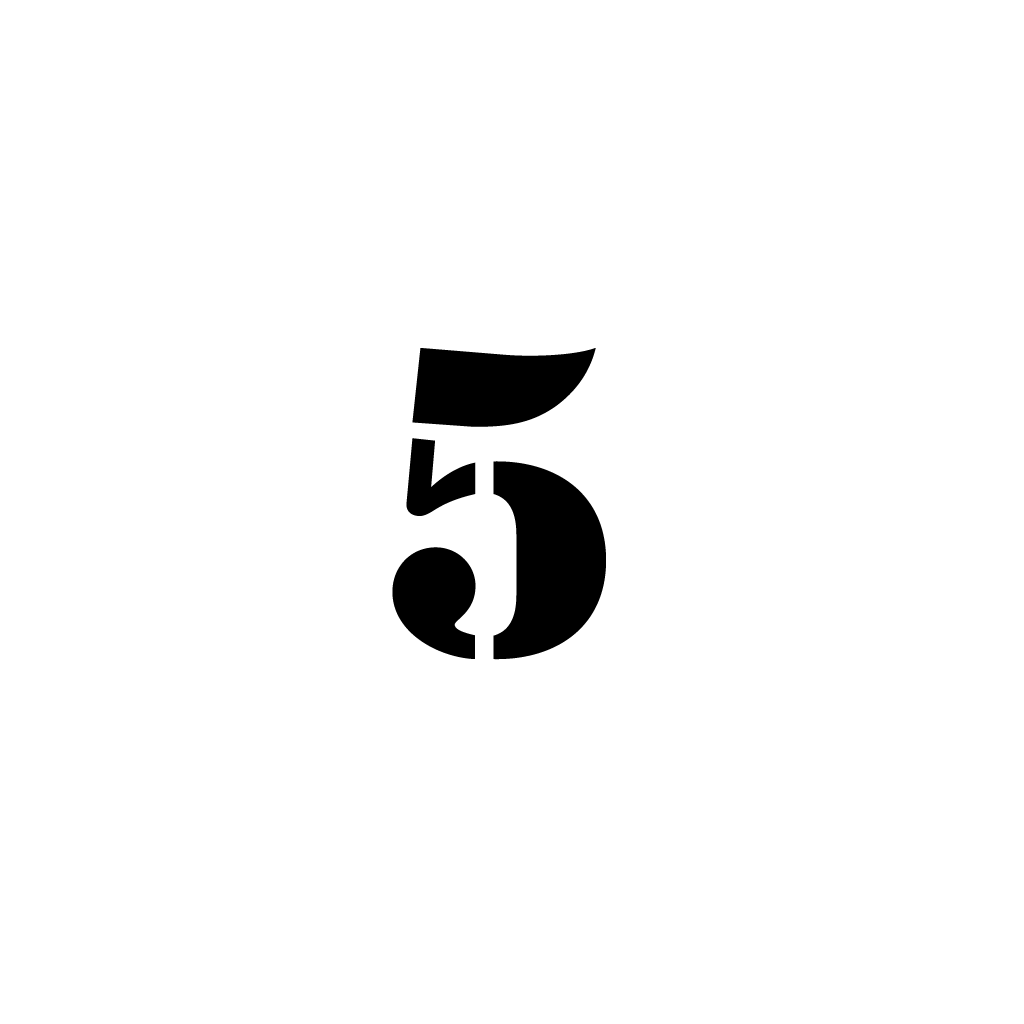
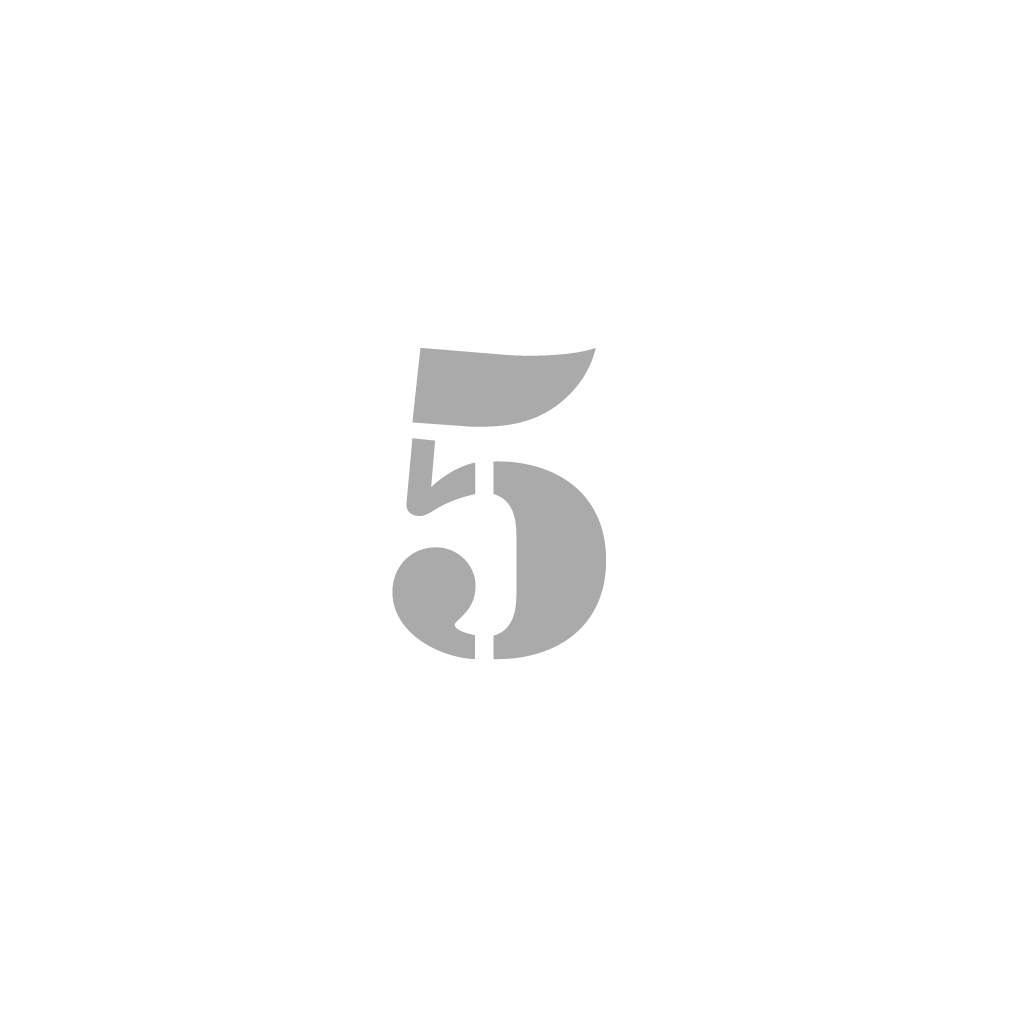
Revision of a layered w=1024, h=1024 image; what changed, layer by layer:
added layer "5" (1st of 2) above "4" over box(392, 348, 606, 660)
hid "5" (2nd of 2) over box(392, 348, 606, 660)
